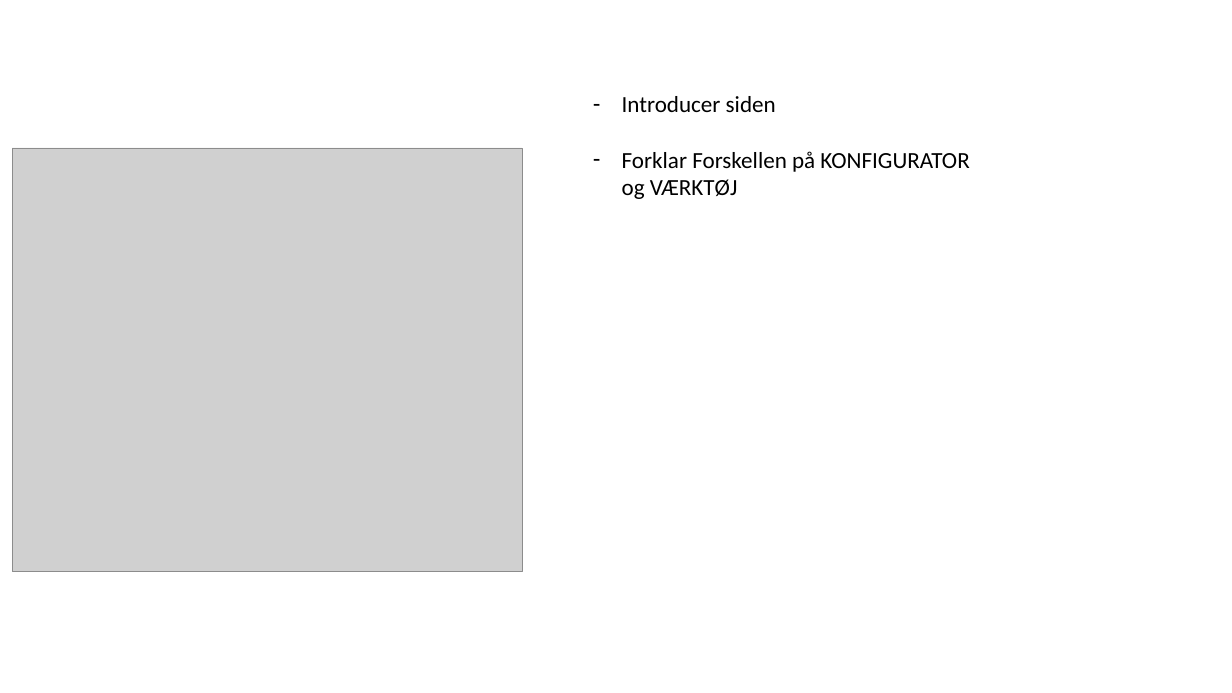
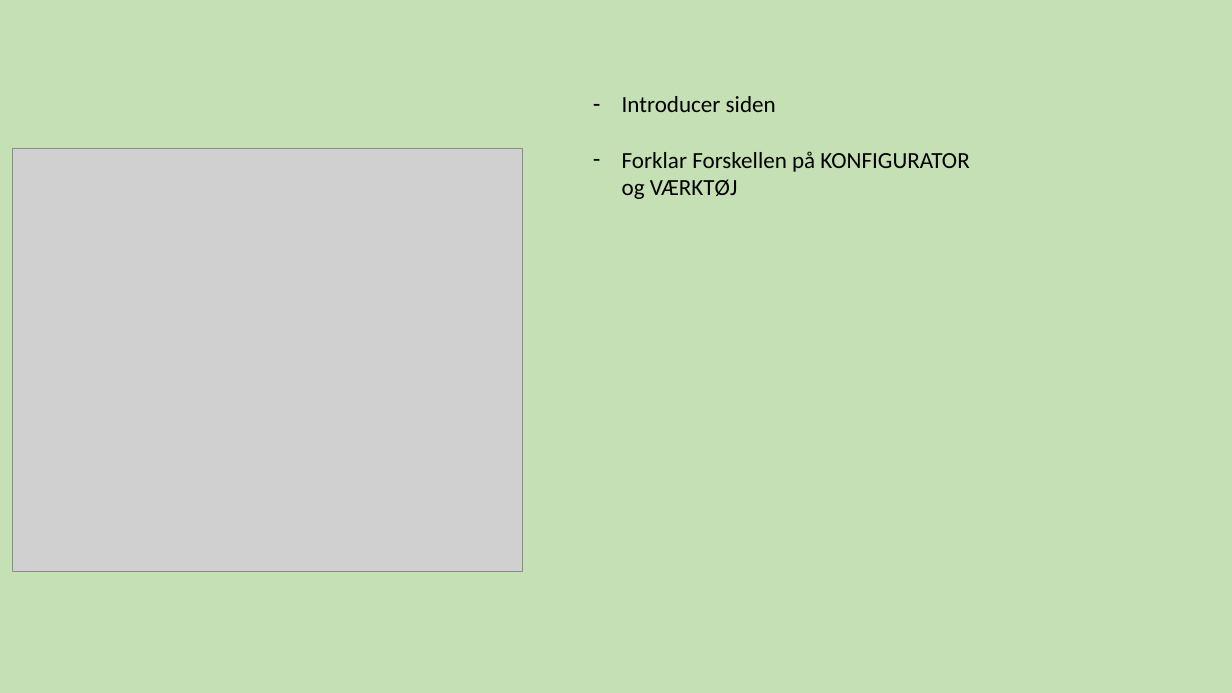
Before and after one commit to Lforlasse/FOG-Carport, a slide deck: slide 1 of Filer/Demonstration.pptx. Drawn at 1232x693 pixels with LibreOffice and Linux fonts; fonts in the diff are those of the drawing; grey boxes stand for pictures. Boxes give left, top, right and bottom in pixels: in the first picture for what was removed or moved away, otherwise in the second. Text is boxed around its words. In the diff, an @@ line names an element or a change of style, - is before the commit and + after.

```diff
--- a/Filer/Demonstration.pptx
+++ b/Filer/Demonstration.pptx
@@ background #FFFFFF to #C5E0B4 @@
```
Also in this commit, not shown: 7 other slides changed.
